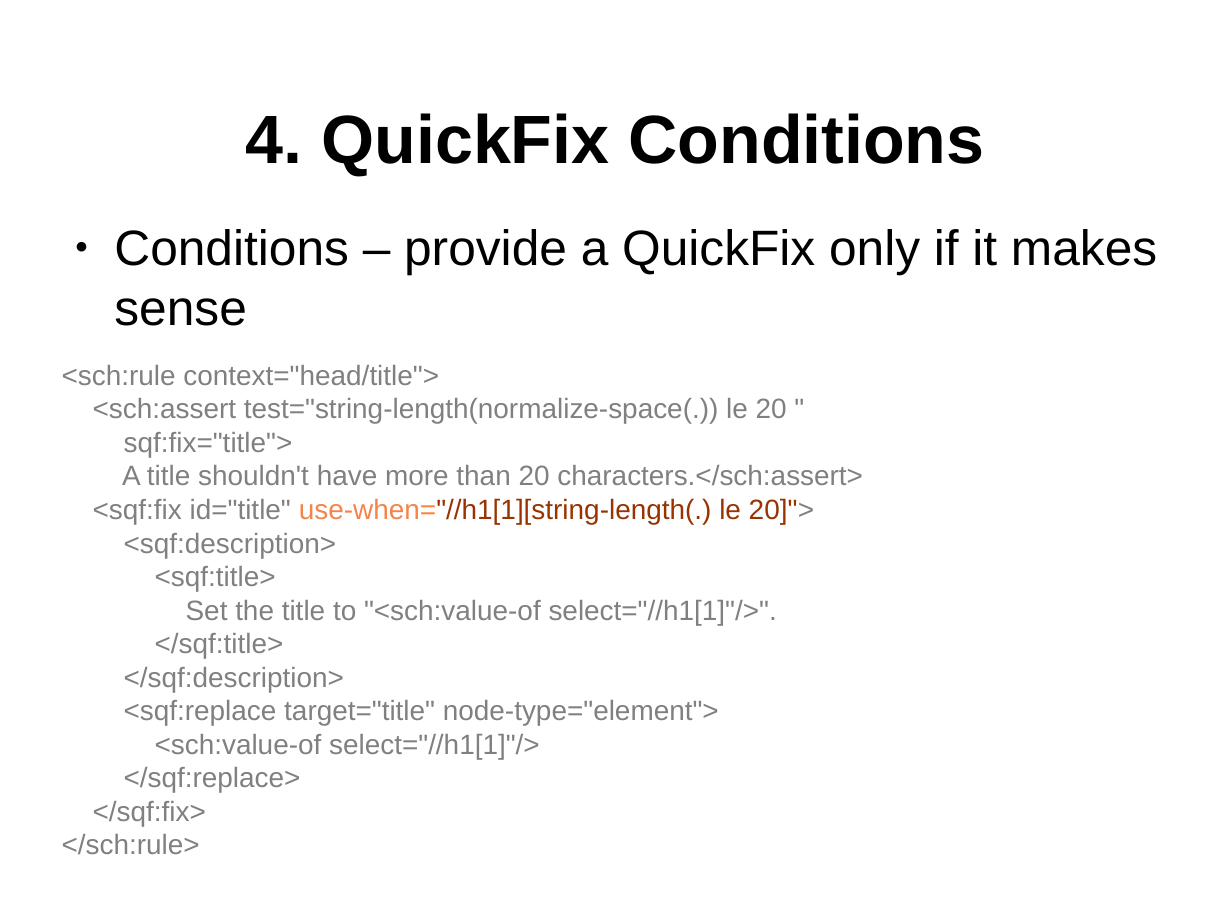
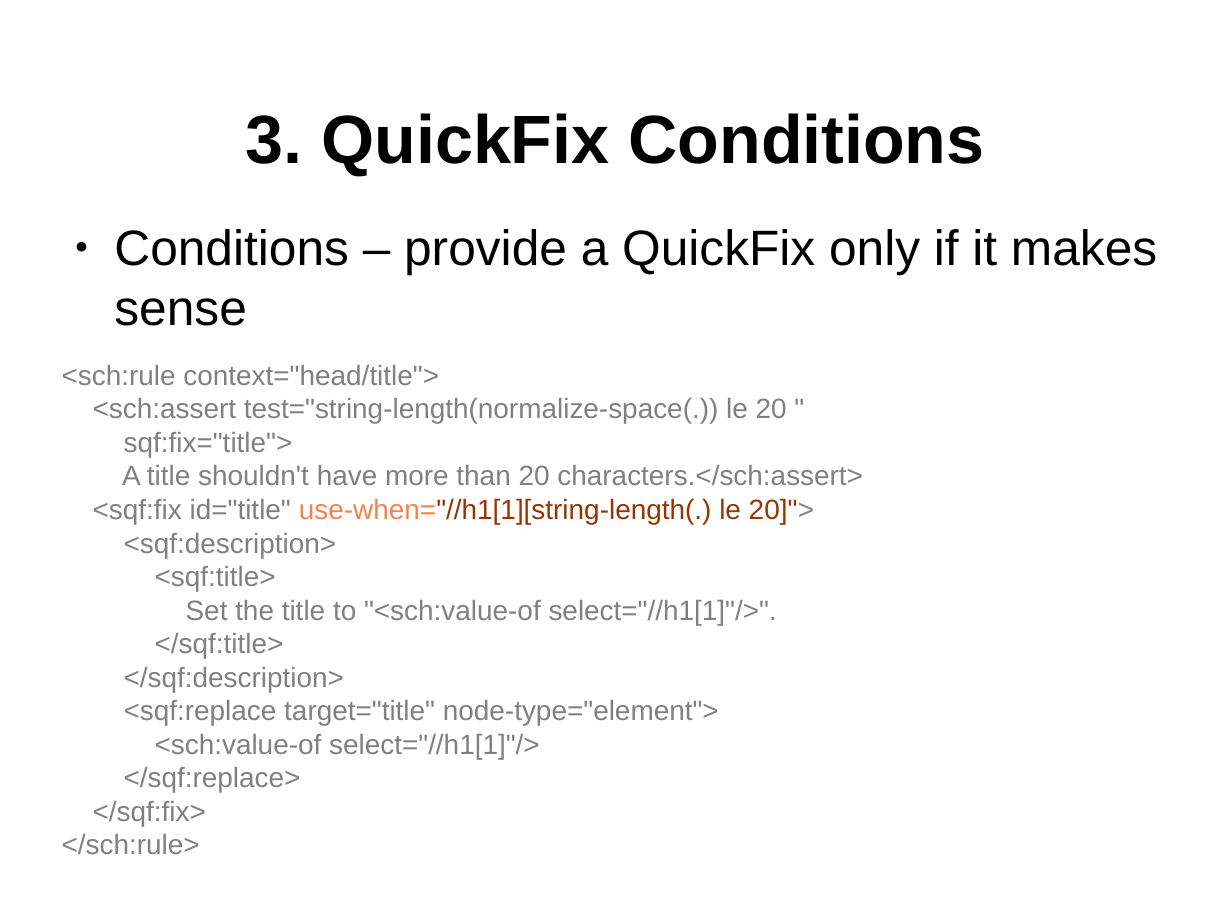
Before and after one commit to octavianN/Schematron-QuickFix-Language-Presentation, a slide deck: slide 31 of Final/SQF.odp (slide 35 before the commit). Drawn at 1232x924 pixels with LibreOffice and Linux fonts; fonts in the diff are those of the drawing; background and template pictures are left out. Boxes give left, top, right and bottom in pixels: in the first picture for what was removed or moved away, otherwise in the second. Text is boxed around its words. In the diff, an @@ line names an element or a change of style, - is before the commit and + after.

```diff
--- a/Final/SQF.odp
+++ b/Final/SQF.odp
@@ title at <box>246,113,984,175</box>: text changed @@
-4. QuickFix Conditions
+3. QuickFix Conditions
```
Also in this commit, not shown: 10 other slides changed, 4 slides removed.
